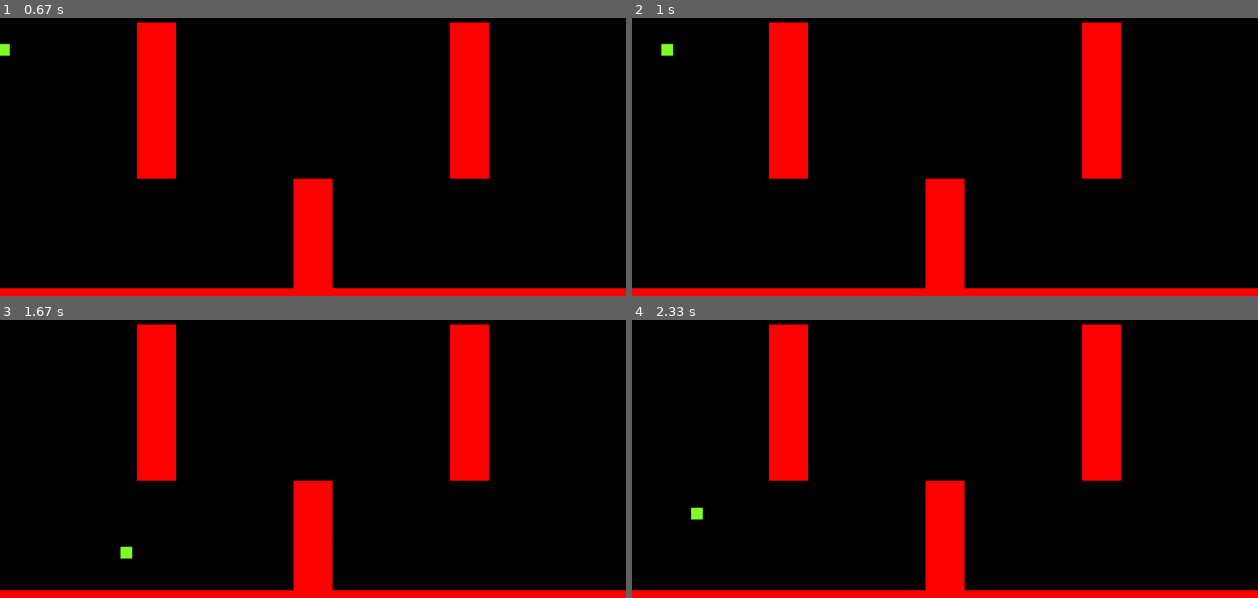
Above: before the commit, frames 1-4 (two rows, left to right).
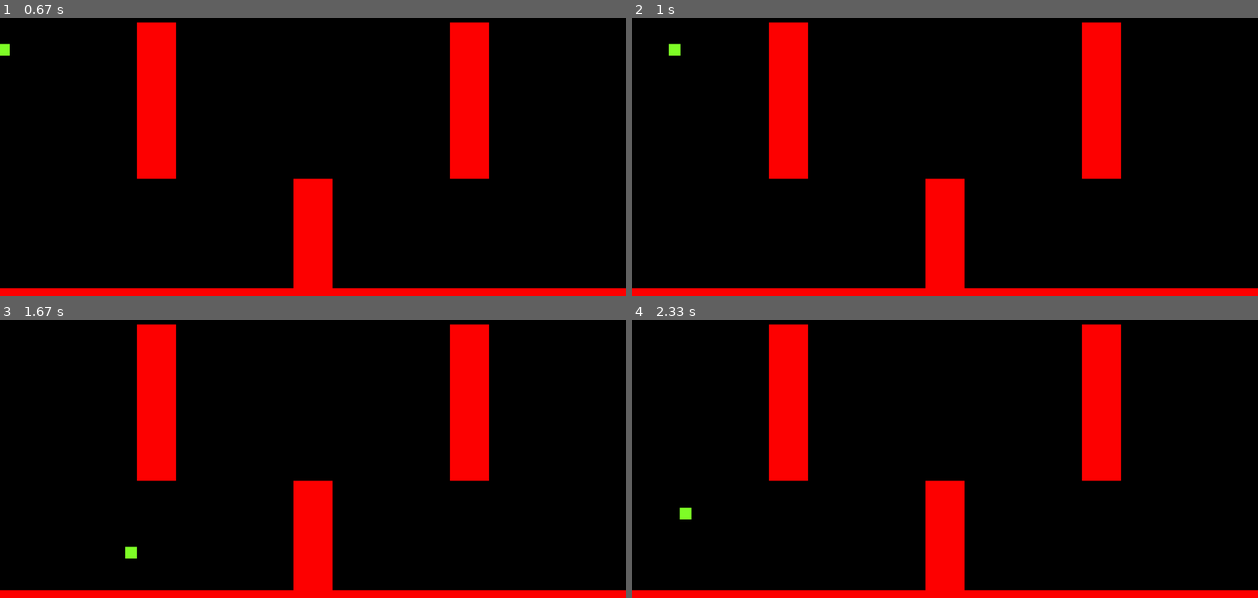
Above: after the commit, the same moments.

Repository: VoldyMoldy/pygame-platformer
Game: pygame game, started from game.py
Two runs of this game, one before a commit and one after it. Both use one fixed random seed, a clock stepped at 60 frames per second and the inputs below.
Inputs:
- Up to frame 1 (0.67 s): tap Space at 0.33 s
- Up to frame 2 (1 s): hold Right from 0.67 s (still down); tap Space at 0.73 s
- Up to frame 3 (1.67 s): tap Space at 1.03, 1.23, 1.53 s; release Right at 1.13 s; hold Right 1.17-1.63 s
- Up to frame 4 (2.33 s): hold Left 1.67-2.2 s; tap Space at 1.73, 2.03, 2.3 s; hold Left from 2.23 s (still down)

Frame 1 is identical in both runs. In frame 2, 0.1% of the frame differs, in the area x 4-8%, y 9-14%; in frame 3, less than 0.1%; in frame 4, 0.2%, in the area x 7-12%, y 67-72%.

Commit message:
adjusted game vars for less slidy platforming

Diff:
--- a/game.py
+++ b/game.py
@@ -10,8 +10,8 @@
 #game vars
 HEIGHT    = 900
 WIDTH     = 1600
-ACC       = 0.75
-FRIC      = -0.12
+ACC       = 1.5
+FRIC      = -0.25
 GRAV      = 0.5
 MAX_JUMPS = 1
 EX_JUMPS  = 1
@@ -93,10 +93,10 @@
             self.vel.y = -15
             if self.walljump == 'left':
                 self.vel.y = -30
-                self.vel.x = -10
+                self.vel.x = -20
             elif self.walljump == 'right':
                 self.vel.y = -30
-                self.vel.x = 10
+                self.vel.x = 20
             if not hits:
                EX_JUMPS = EX_JUMPS - 1
 
